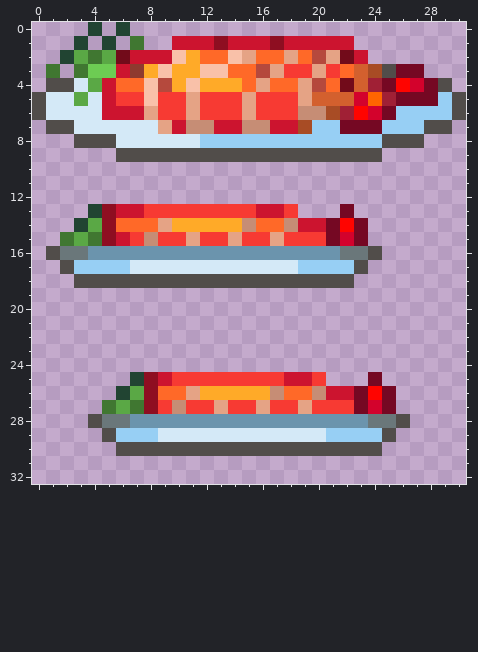
A pixel-art sprite gets an edit: Sources/Modules/FoodModule/Items/ModFood/SalmonInPepper.png. The picture above is the old version.
The file is 62x66 pixels, drawn in blocks of 2x2; one block is one cell here.
New version:
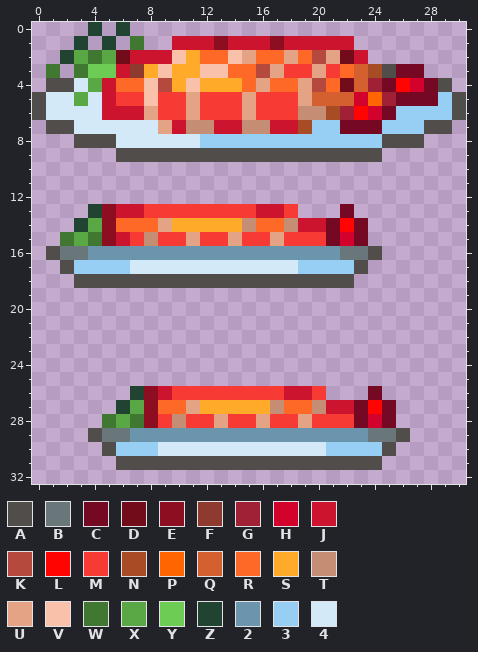
Palette (. is transparent): A #514d4a  B #6a777a  C #750823  D #720b1a  E #8e0e21  F #8e3a2f  G #a02035  H #d3022c  J #cc142f  K #b5493d  L #ff0400  M #f73a33  N #a84c25  P #ff6500  Q #d3602e  R #ff6928  S #ffaa28  T #c68d75  U #e5a385  V #f9c1a9  W #407731  X #5aa845  Y #6dcc53  Z #214432  2 #6b94ad  3 #97cff4  4 #d4e9f7
From old to new:
{"y":25,"x":7,"old":"ZEJMMMMMMMMJJM","new":".............."}
{"y":25,"x":24,"old":"C","new":"."}
{"y":26,"x":6,"old":"ZX","new":".Z"}
{"y":26,"x":9,"old":"RRUSSSSSTRRTJJCLC","new":"JMMMMMMMMJJM...C."}
{"y":27,"x":5,"old":"WXW","new":".ZX"}
{"y":27,"x":9,"old":"MTMMUMMUMMUMMM","new":"RRUSSSSSTRRTJJ"}
{"y":27,"x":24,"old":"H","new":"L"}
{"y":28,"x":4,"old":"ABB22222222222222222BBA","new":".WXWEMTMMUMMUMMUMMMCHC."}
{"y":29,"x":4,"old":".A3334444444444443333A.","new":"ABB22222222222222222BBA"}
{"y":30,"x":5,"old":".AAAAAAAAAAAAAAAAAAA.","new":"A3334444444444443333A"}
{"y":31,"x":6,"old":"...................","new":"AAAAAAAAAAAAAAAAAAA"}
{"label":"changed","picture_box":[88,372,410,470]}
